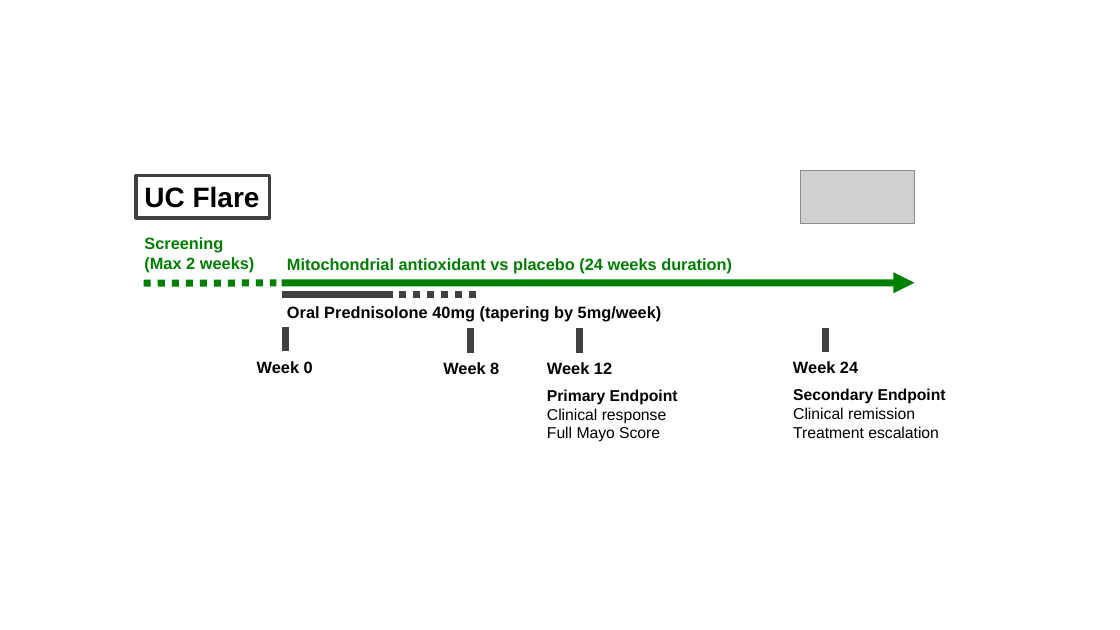
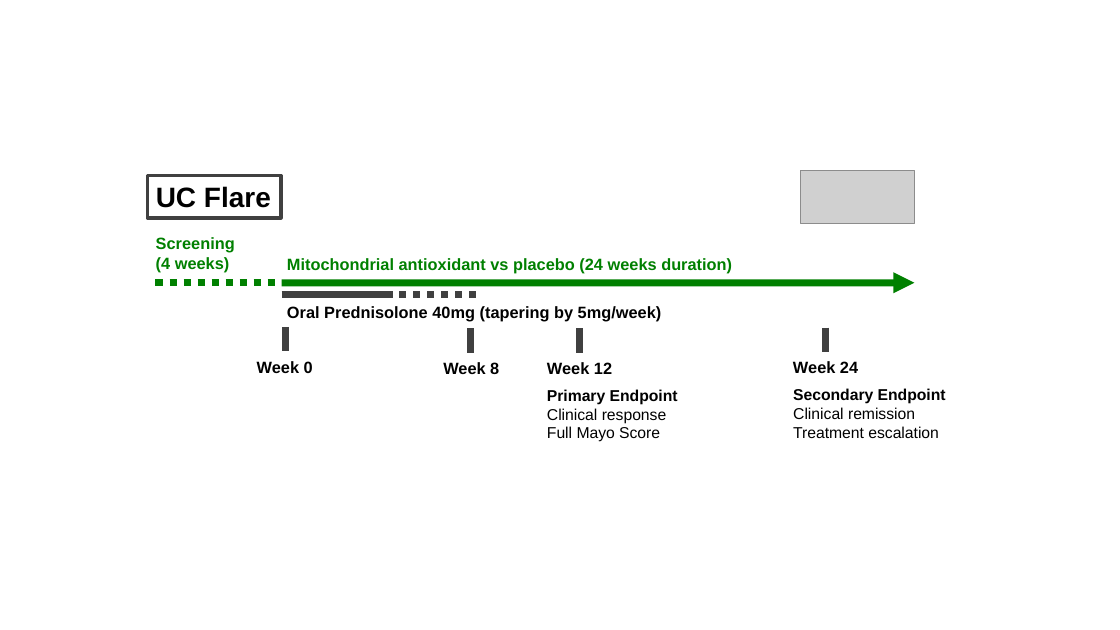
Before and after one commit to shaunchuah/marvelstudy, a slide deck: slide 5 of design/Marvel Icon.pptx. Drawn at 1120x630 pixels with LibreOffice and Linux fonts; fonts in the diff are those of the drawing; grey boxes stand for pictures. Boxes give left, top, right and bottom in pixels: in the first picture for what was removed or moved away, otherwise in the second. Text is boxed around its words. In the diff, an @@ line names an element or a change of style, - is before the commit and + after.

```diff
--- a/design/Marvel Icon.pptx
+++ b/design/Marvel Icon.pptx
@@ rectangle "UC Flare": place and size @@
-rectangle "UC Flare" at box(136, 176, 270, 218)
+rectangle "UC Flare" at box(148, 176, 281, 218)
@@ text "Screening": place and size @@
-text "Screening" at box(144, 237, 255, 273)
+text "Screening" at box(156, 237, 235, 273)
@@ text at box(156, 257, 230, 273): text changed @@
-(Max 2 weeks)
+(4 weeks)
@@ line moved from (144, 283) - (276, 283) to (155, 283) - (276, 283) @@
```
Also in this commit, not shown: 8 other files.
